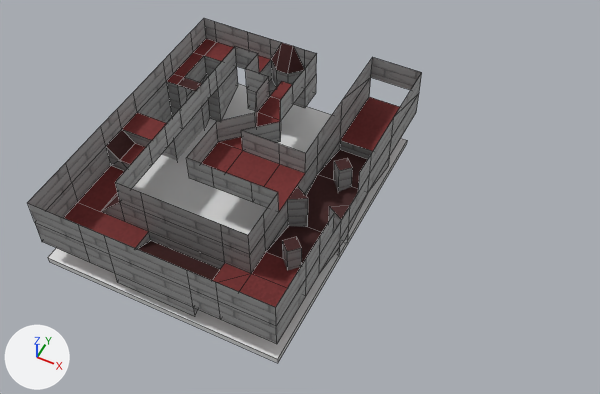
The Blender file Assets/World/Level1/Level1.blend: old version first, new version second.
One viewpoint serves both versions: a camera (50 mm lens) standing at (31.0, -87.7, 88.3) and looking at (-3.5, -18.8, 2.1). The axes (+X, +Y, +Z) are drawn at lower left. The lights are the same throughout. Mesh edges are drawn as thin lines.

In view in the first picture: 'Lava', 'Level1'.
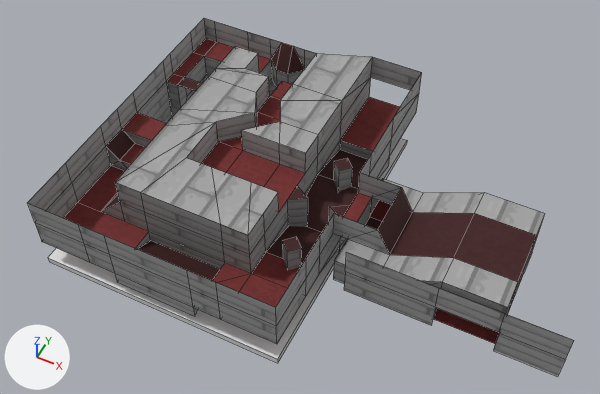
Edits to the bpy script that builds the scene:
```text
Change me_plane:
    used by ob_level1; location = (0.0, 0.0, 0.0)
    remove me_plane.from_pydata(...)  # 220 vertices, 178 faces, 1 loose edge; spans x -32.0..8.0, y -40.0..7.0, z -4.0..8.0
    add me_plane.from_pydata(...)  # 263 vertices, 232 faces; spans x -32.0..36.0, y -40.0..7.0, z -4.0..8.0
    me_plane part 1
    25 vertices are added at x 6.0..36.0, y -29.0..-16.0, z 0.0..8.0
    14 new vertices lie (0.0, 4.0, 0.0) away from vertices in x 6.0..28.0, y -28.0..-16.0, z 0.0..8.0
    6 new vertices lie (0.0, 0.0, 4.0) away from vertices in x 8.0..36.0, y -29.0..-28.0, z 0.0
    5 new faces join them, mat_carpet2
    43 new faces join them, mat_wall
    6 new faces join them, mat_carpet
```

Where the change shows, as pixel boxes (x1, y1, x2, y2) in the pictures (600 x 394 px):
'Level1', reshaped (38% wider, 10% taller): before (28, 18, 422, 344); after (28, 18, 574, 376)
part 1 of me_plane, added: after (116, 46, 574, 376)
'Lava', unchanged, covered by the edit: before (48, 84, 407, 363); after (48, 117, 407, 363)
